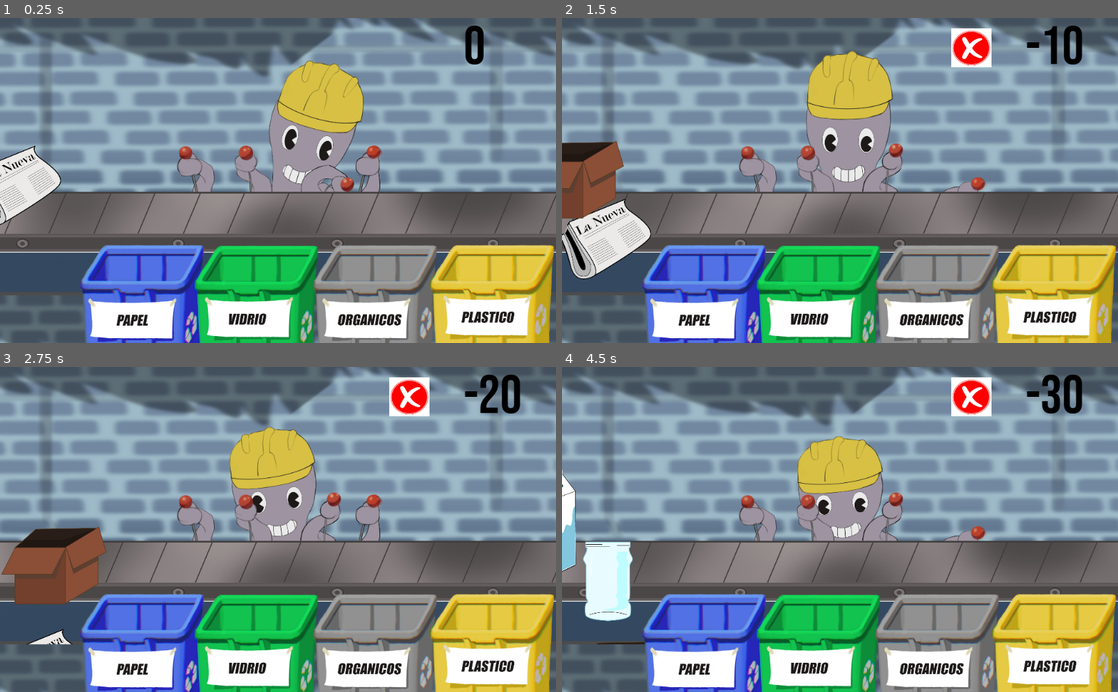
Above: before the commit, frames 1-4 (two rows, left to right).
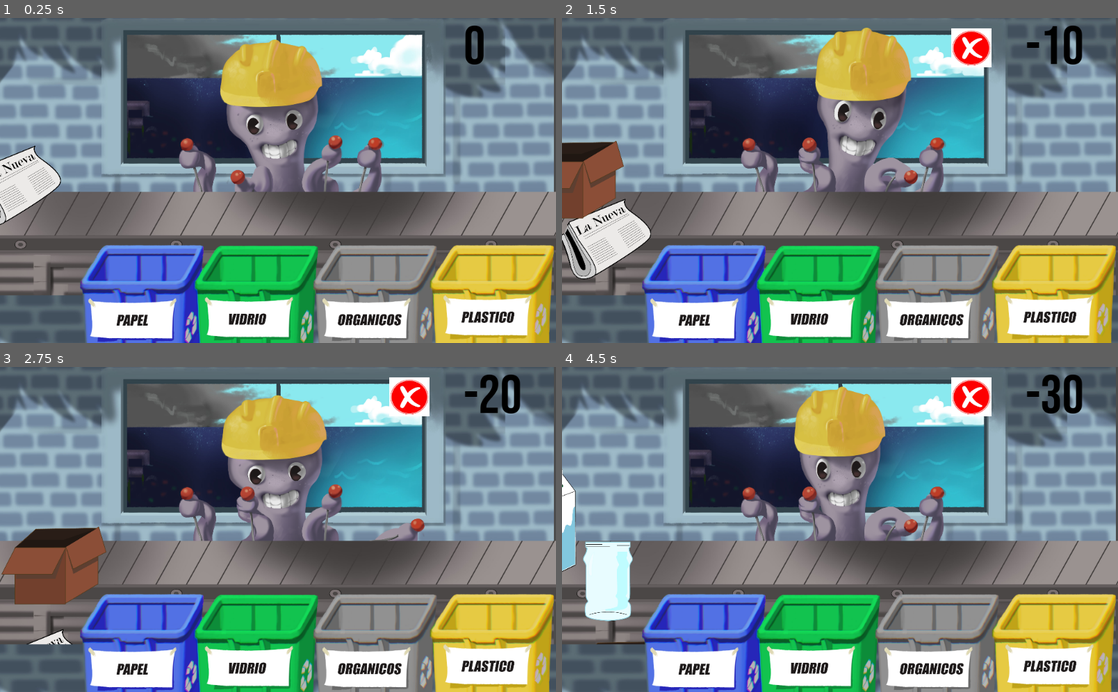
Above: after the commit, the same moments.

Repository: caburet/greenpulpinc
Game: Godot game, scene res://main.tscn
The game is run twice, just before and just after one commit, with the same random seed, the same clock (stepped at 60 frames per second) and the same inputs.
Inputs (mouse positions are in pixels of both pictures, inside the frame that each line leads up to):
- Up to frame 1 (0.25 s): no input
- Up to frame 2 (1.5 s): tap Enter at 0.5 s; move the mouse to (595, 180) at 0.52 s; click (595, 180) at 0.67 s; move the mouse to (728, 196) at 1.27 s; click (728, 196) at 1.42 s
- Up to frame 3 (2.75 s): move the mouse to (33, 529) at 2.02 s; click (33, 529) at 2.17 s
- Up to frame 4 (4.5 s): move the mouse to (812, 594) at 2.77 s; click (812, 594) at 2.92 s; move the mouse to (595, 529) at 3.52 s; click (595, 529) at 3.67 s; move the mouse to (673, 480) at 4.27 s; click (673, 480) at 4.42 s

The runs differ from the first frame. In frame 1, 46% of the frame differs, in the area x 0-100%, y 0-86%; in frame 2, 43%; in frame 3, 45%; in frame 4, 45%.

Commit message:
nuevas animaciones

Diff:
--- a/main.tscn
+++ b/main.tscn
@@ -1,37 +1,48 @@
-[gd_scene load_steps=37 format=2]
+[gd_scene load_steps=48 format=2]
 
 [ext_resource path="res://main.gd" type="Script" id=1]
 [ext_resource path="res://BebasNeue-Regular.ttf" type="DynamicFontData" id=2]
 [ext_resource path="res://assest/bien.png" type="Texture" id=3]
 [ext_resource path="res://assest/mal.png" type="Texture" id=4]
-[ext_resource path="res://assetsnpulpo/animacion pulpo/Armature_animtion0_00.png" type="Texture" id=5]
-[ext_resource path="res://assetsnpulpo/animacion pulpo/Armature_animtion0_01.png" type="Texture" id=6]
-[ext_resource path="res://assetsnpulpo/animacion pulpo/Armature_animtion0_02.png" type="Texture" id=7]
-[ext_resource path="res://assetsnpulpo/animacion pulpo/Armature_animtion0_03.png" type="Texture" id=8]
-[ext_resource path="res://assetsnpulpo/animacion pulpo/Armature_animtion0_04.png" type="Texture" id=9]
-[ext_resource path="res://assetsnpulpo/animacion pulpo/Armature_animtion0_05.png" type="Texture" id=10]
-[ext_resource path="res://assetsnpulpo/animacion pulpo/Armature_animtion0_06.png" type="Texture" id=11]
-[ext_resource path="res://assetsnpulpo/animacion pulpo/Armature_animtion0_07.png" type="Texture" id=12]
-[ext_resource path="res://assetsnpulpo/animacion pulpo/Armature_animtion0_08.png" type="Texture" id=13]
-[ext_resource path="res://assetsnpulpo/animacion pulpo/Armature_animtion0_09.png" type="Texture" id=14]
-[ext_resource path="res://assetsnpulpo/animacion pulpo/Armature_animtion0_10.png" type="Texture" id=15]
-[ext_resource path="res://assetsnpulpo/animacion pulpo/Armature_animtion0_11.png" type="Texture" id=16]
-[ext_resource path="res://assetsnpulpo/animacion pulpo/Armature_animtion0_12.png" type="Texture" id=17]
-[ext_resource path="res://assetsnpulpo/animacion pulpo/Armature_animtion0_13.png" type="Texture" id=18]
-[ext_resource path="res://assetsnpulpo/animacion pulpo/Armature_animtion0_14.png" type="Texture" id=19]
-[ext_resource path="res://assetsnpulpo/animacion pulpo/Armature_animtion0_15.png" type="Texture" id=20]
-[ext_resource path="res://assetsnpulpo/palancas/palanca 0.png" type="Texture" id=21]
-[ext_resource path="res://assetsnpulpo/palancas/palanca 1.png" type="Texture" id=22]
-[ext_resource path="res://assetsnpulpo/palancas/palanca 2.png" type="Texture" id=23]
-[ext_resource path="res://assetsnpulpo/palancas/palanca 3.png" type="Texture" id=24]
-[ext_resource path="res://assetsnpulpo/palancas/palanca 4.png" type="Texture" id=25]
-[ext_resource path="res://assetsnpulpo/palancas/cinta/cinta 1.jpg" type="Texture" id=26]
-[ext_resource path="res://assetsnpulpo/palancas/cinta/cinta 2.jpg" type="Texture" id=27]
-[ext_resource path="res://assetsnpulpo/palancas/cinta/cinta 3.jpg" type="Texture" id=28]
-[ext_resource path="res://assetsnpulpo/palancas/cinta/cinta 4.jpg" type="Texture" id=29]
-[ext_resource path="res://assetsnpulpo/tachos.png" type="Texture" id=30]
-[ext_resource path="res://assetsnpulpo/tacho 2.png" type="Texture" id=31]
-[ext_resource path="res://assetsnpulpo/fondo.jpg" type="Texture" id=32]
+[ext_resource path="res://anima pulpo/Armature_animtion0_00.png" type="Texture" id=5]
+[ext_resource path="res://anima pulpo/Armature_animtion0_01.png" type="Texture" id=6]
+[ext_resource path="res://anima pulpo/Armature_animtion0_02.png" type="Texture" id=7]
+[ext_resource path="res://anima pulpo/Armature_animtion0_03.png" type="Texture" id=8]
+[ext_resource path="res://anima pulpo/Armature_animtion0_04.png" type="Texture" id=9]
+[ext_resource path="res://anima pulpo/Armature_animtion0_05.png" type="Texture" id=10]
+[ext_resource path="res://anima pulpo/Armature_animtion0_06.png" type="Texture" id=11]
+[ext_resource path="res://anima pulpo/Armature_animtion0_07.png" type="Texture" id=12]
+[ext_resource path="res://anima pulpo/Armature_animtion0_08.png" type="Texture" id=13]
+[ext_resource path="res://anima pulpo/Armature_animtion0_09.png" type="Texture" id=14]
+[ext_resource path="res://anima pulpo/Armature_animtion0_10.png" type="Texture" id=15]
+[ext_resource path="res://anima pulpo/Armature_animtion0_11.png" type="Texture" id=16]
+[ext_resource path="res://anima pulpo/Armature_animtion0_12.png" type="Texture" id=17]
+[ext_resource path="res://anima pulpo/Armature_animtion0_13.png" type="Texture" id=18]
+[ext_resource path="res://anima pulpo/Armature_animtion0_14.png" type="Texture" id=19]
+[ext_resource path="res://anima pulpo/Armature_animtion0_15.png" type="Texture" id=20]
+[ext_resource path="res://anima pulpo/Armature_animtion0_16.png" type="Texture" id=21]
+[ext_resource path="res://anima pulpo/Armature_animtion0_17.png" type="Texture" id=22]
+[ext_resource path="res://anima pulpo/Armature_animtion0_18.png" type="Texture" id=23]
+[ext_resource path="res://anima pulpo/Armature_animtion0_19.png" type="Texture" id=24]
+[ext_resource path="res://anima pulpo/Armature_animtion0_20.png" type="Texture" id=25]
+[ext_resource path="res://anima pulpo/Armature_animtion0_21.png" type="Texture" id=26]
+[ext_resource path="res://anima pulpo/Armature_animtion0_22.png" type="Texture" id=27]
+[ext_resource path="res://anima pulpo/Armature_animtion0_23.png" type="Texture" id=28]
+[ext_resource path="res://manos/palanca 0.png" type="Texture" id=29]
+[ext_resource path="res://manos/palanca 1.png" type="Texture" id=30]
+[ext_resource path="res://manos/palanca 2.png" type="Texture" id=31]
+[ext_resource path="res://manos/palanca 3.png" type="Texture" id=32]
+[ext_resource path="res://manos/palanca 4.png" type="Texture" id=33]
+[ext_resource path="res://cinta animacion/1 cinta.jpg" type="Texture" id=34]
+[ext_resource path="res://cinta animacion/2 cinta.jpg" type="Texture" id=35]
+[ext_resource path="res://cinta animacion/3 cinta.jpg" type="Texture" id=36]
+[ext_resource path="res://cinta animacion/4 cinta.jpg" type="Texture" id=37]
+[ext_resource path="res://cinta animacion/5 cinta.jpg" type="Texture" id=38]
+[ext_resource path="res://cinta animacion/6 cinta.jpg" type="Texture" id=39]
+[ext_resource path="res://assetsnpulpo/tachos.png" type="Texture" id=40]
+[ext_resource path="res://assetsnpulpo/tacho 2.png" type="Texture" id=41]
+[ext_resource path="res://assest/fondo.jpg" type="Texture" id=42]
+[ext_resource path="res://assetsnpulpo/fondo.jpg" type="Texture" id=43]
 
 [sub_resource type="DynamicFont" id=1]
 size = 100
@@ -40,7 +51,15 @@
 
 [sub_resource type="SpriteFrames" id=2]
 animations = [ {
-"frames": [ ExtResource( 5 ), ExtResource( 6 ), ExtResource( …(209 unchanged characters)…  ), ExtResource( 19 ), ExtResource( 20 ) ],
+"frames": [ ExtResource( 5 ), ExtResource( 6 ), ExtResource( …(209 unchanged characters)…  ), ExtResource( 19 ), ExtResource( 20 ), ExtResource( 21 ), ExtResource( 22 ), ExtResource( 23 ), ExtResource( 24 ), ExtResource( 25 ), ExtResource( 26 ), ExtResource( 27 ), ExtResource( 28 ) ],
+"loop": true,
+"name": "Default",
+"speed": 5.0
+} ]
+
+[sub_resource type="SpriteFrames" id=3]
+animations = [ {
+"frames": [ ExtResource( 29 ), ExtResource( 30 ), ExtResource( 31 ), ExtResource( 32 ), ExtResource( 33 ) ],
 "loop": true,
 "name": "default",
 "speed": 5.0
@@ -48,15 +67,7 @@
 
 [sub_resource type="SpriteFrames" id=4]
 animations = [ {
-"frames": [ ExtResource( 21 ), ExtResource( 22 ), ExtResource( 23 ), ExtResource( 24 ), ExtResource( 25 ) ],
-"loop": true,
-"name": "default",
-"speed": 5.0
-} ]
-
-[sub_resource type="SpriteFrames" id=3]
-animations = [ {
-"frames": [ ExtResource( 26 ), ExtResource( 27 ), ExtResource( 28 ), ExtResource( 29 ) ],
+"frames": [ ExtResource( 34 ), ExtResource( 35 ), ExtResource( 36 ), ExtResource( 37 ), ExtResource( 38 ), ExtResource( 39 ) ],
 "loop": true,
 "name": "default",
 "speed": 5.0
@@ -111,29 +122,31 @@
 [node name="Pulpo" type="Node" parent="."]
 
 [node name="AnimatedSprite" type="AnimatedSprite" parent="Pulpo"]
-position = Vector2( 541.491, 247.89 )
+position = Vector2( 542.491, 196.89 )
 scale = Vector2( 0.3, 0.3 )
 z_index = -10
 frames = SubResource( 2 )
-frame = 10
+animation = "Default"
+frame = 6
 speed_scale = 2.0
 playing = true
 
 [node name="Manitos" type="Node" parent="Pulpo"]
 
 [node name="AnimatedSprite" type="AnimatedSprite" parent="Pulpo/Manitos"]
-position = Vector2( 518.374, 290.69 )
+position = Vector2( 521.238, 266.346 )
 scale = Vector2( 0.3, 0.3 )
-frames = SubResource( 4 )
-frame = 2
+frames = SubResource( 3 )
+frame = 1
 playing = true
 
 [node name="cinta" type="Node" parent="."]
 
 [node name="AnimatedSprite" type="AnimatedSprite" parent="cinta"]
-position = Vector2( 508.35, 376.609 )
+position = Vector2( 506.918, 376.609 )
 scale = Vector2( 0.4, 0.3 )
-frames = SubResource( 3 )
+frames = SubResource( 4 )
+frame = 5
 speed_scale = 2.0
 playing = true
 
@@ -142,27 +155,27 @@
 [node name="Fondo" type="Sprite" parent="Basureros"]
 position = Vector2( 582.813, 514.078 )
 scale = Vector2( 0.4, 0.4 )
-texture = ExtResource( 30 )
+texture = ExtResource( 40 )
 
 [node name="Frente" type="Sprite" parent="Basureros"]
 position = Vector2( 581.381, 548.445 )
 scale = Vector2( 0.4, 0.4 )
 z_index = 20
-texture = ExtResource( 31 )
+texture = ExtResource( 41 )
 
 [node name="Fondo" type="Node" parent="."]
 
 [node name="Fonda arriba" type="Sprite" parent="Fondo"]
-position = Vector2( 528.398, 216.228 )
-scale = Vector2( 0.5, 0.3 )
+position = Vector2( 498.327, 276.371 )
+scale = Vector2( 0.3, 0.3 )
 z_index = -70
-texture = ExtResource( 32 )
+texture = ExtResource( 42 )
 
 [node name="Fondo abajo" type="Sprite" parent="Fondo"]
 position = Vector2( 502.622, 794.745 )
 scale = Vector2( 0.425876, 0.292592 )
 z_index = 5
-texture = ExtResource( 32 )
+texture = ExtResource( 43 )
 [connection signal="timeout" from="ok/Timerok" to="." method="_on_Timerok_timeout"]
 [connection signal="timeout" from="notok/Timernot" to="." method="_on_Timernot_timeout"]
 [connection signal="timeout" from="Timer" to="." method="_on_Timer_timeout"]
--- a/vaso.tscn
+++ b/vaso.tscn
@@ -5,7 +5,7 @@
 [ext_resource path="res://assest/images.png" type="Texture" id=3]
 
 [sub_resource type="CapsuleShape2D" id=1]
-radius = 31.2792
+radius = 44.5454
 
 [node name="Node2D" type="Node2D"]
 script = ExtResource( 1 )
Binary file added: anima pulpo/Armature_animtion0_00.png
Not shown, added: anima pulpo/Armature_animtion0_00.png.import
Binary file added: anima pulpo/Armature_animtion0_01.png
Not shown, added: anima pulpo/Armature_animtion0_01.png.import
Binary file added: anima pulpo/Armature_animtion0_02.png
Not shown, added: anima pulpo/Armature_animtion0_02.png.import
Binary file added: anima pulpo/Armature_animtion0_03.png
Not shown, added: anima pulpo/Armature_animtion0_03.png.import
Binary file added: anima pulpo/Armature_animtion0_04.png
Not shown, added: anima pulpo/Armature_animtion0_04.png.import
Binary file added: anima pulpo/Armature_animtion0_05.png
Not shown, added: anima pulpo/Armature_animtion0_05.png.import
(and 61 more such lines)
